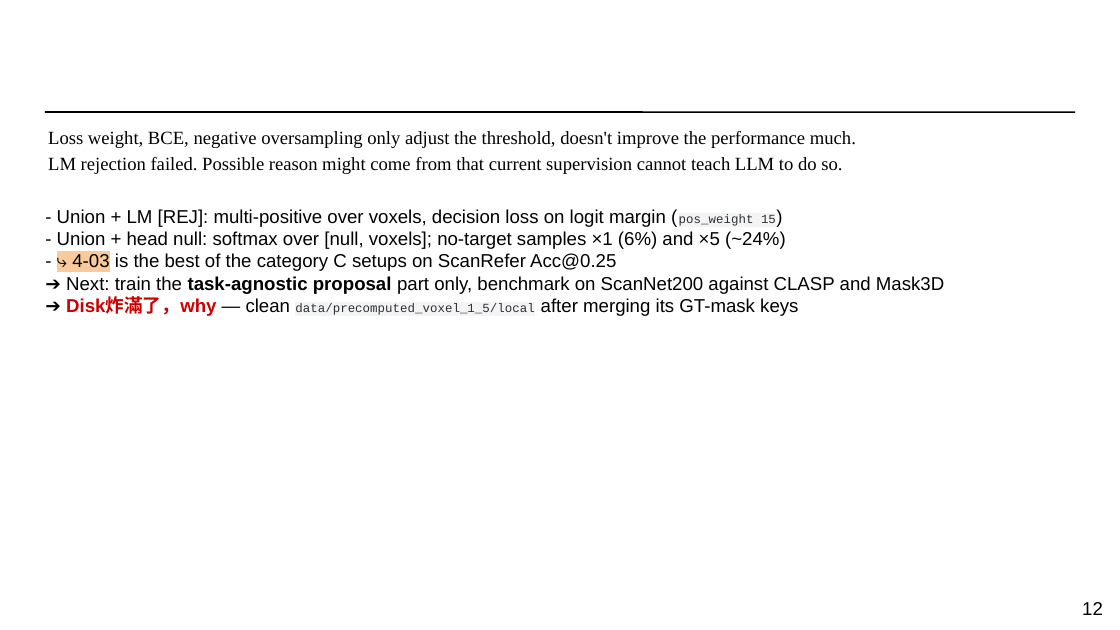
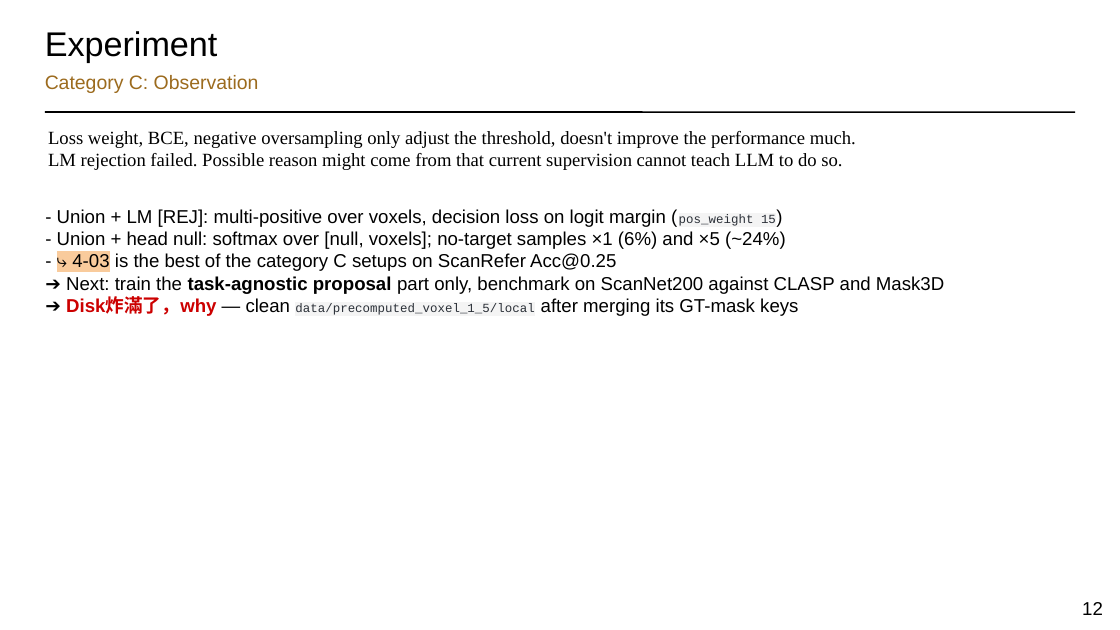
Before and after one commit to torridfish/dotfiles, a slide deck: slide 12 of agents/.agents/skills/research-slides/assets/research-slides-template.pptx. Drawn at 1120x630 pixels with LibreOffice and Linux fonts; fonts in the diff are those of the drawing. Boxes give left, top, right and bottom in pixels: in the first picture for what was removed or moved away, otherwise in the second. Text is boxed around its words. In the diff, an @@ line names an element or a change of style, - is before the commit and + after.

```diff
--- a/agents/.agents/skills/research-slides/assets/research-slides-template.pptx
+++ b/agents/.agents/skills/research-slides/assets/research-slides-template.pptx
@@ text added at (45, 31, 218, 63), 22 pt, text #000000 @@
+Experiment
@@ text added at (45, 75, 259, 93), 12.5 pt, text #9C6B1E @@
+Category C: Observation
@@ text "Loss weight, BCE, negative oversampling ..." at (48, 131, 856, 170): less space between paragraphs @@
```
Also in this commit, not shown: 12 other slides changed, 1 slide added, 1 slide removed, 2 other files.
